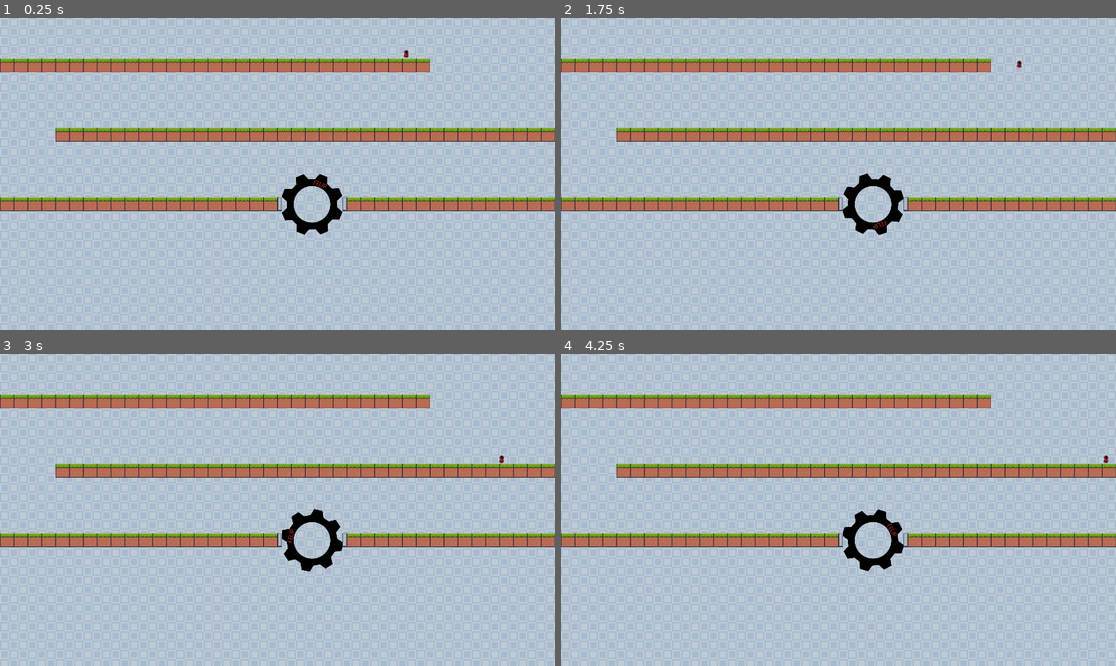
Above: before the commit, frames 1-4 (two rows, left to right).
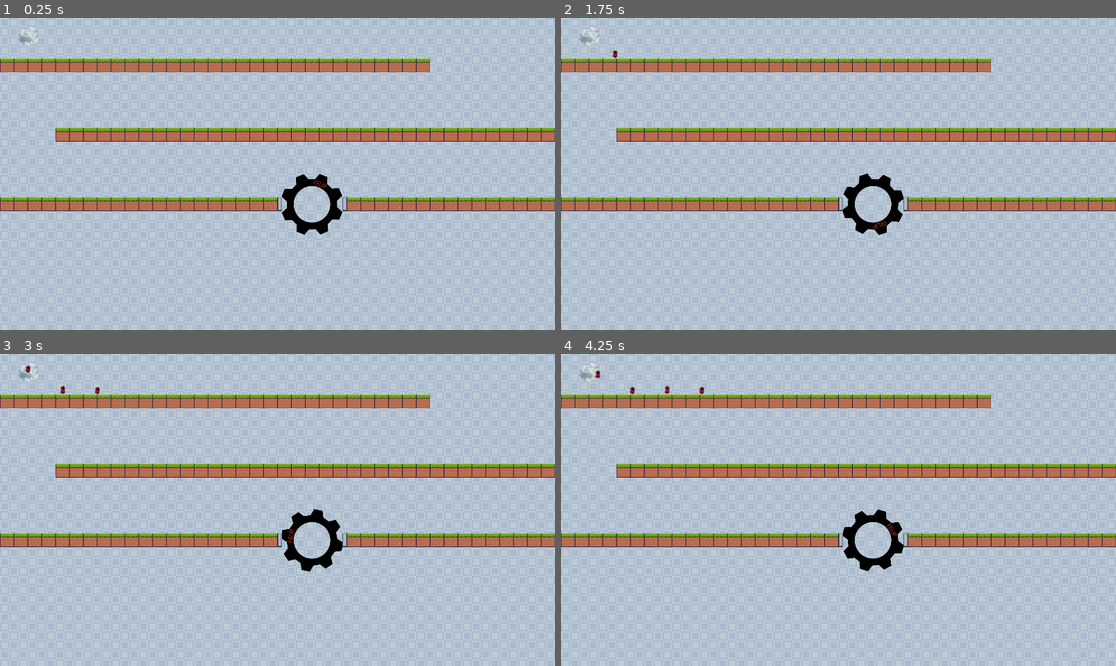
Above: after the commit, the same moments.

Repository: Nuno-Jesus/FEUP-DDJD-Escape-Engines
Game: Godot game, scene res://scenes/main.tscn
The game is run twice, just before and just after one commit, with the same random seed, the same clock (stepped at 60 frames per second) and the same inputs. Before the commit the project starts from res://main.tscn.
Inputs (mouse positions are in pixels of both pictures, inside the frame that each line leads up to):
- Up to frame 1 (0.25 s): no input
- Up to frame 2 (1.75 s): move the mouse to (960, 158) at 0.52 s; click (960, 158) at 0.67 s; move the mouse to (727, 189) at 1.27 s; click (727, 189) at 1.42 s
- Up to frame 3 (3 s): move the mouse to (333, 441) at 2.02 s; click (333, 441) at 2.17 s; move the mouse to (249, 572) at 2.77 s; click (249, 572) at 2.92 s
- Up to frame 4 (4.25 s): move the mouse to (1005, 556) at 3.52 s; click (1005, 556) at 3.67 s

The runs differ from the first frame. In frame 1, 0.1% of the frame differs, in the area x 3-74%, y 2-13%; in frame 2, 0.1%; in frame 3, 0.1%; in frame 4, 0.2%, in the area x 3-99%, y 2-36%.

Commit message:
Code + files: coded a spawner for the lemmings. Moved files into folders of their own.

Diff:
--- a/pp/project.godot
+++ b/pp/project.godot
@@ -11,7 +11,7 @@
 [application]
 
 config/name="pp"
-run/main_scene="res://main.tscn"
+run/main_scene="res://scenes/main.tscn"
 config/features=PackedStringArray("4.2", "Forward Plus")
 config/icon="res://art/player/walk/walk_03.png"
 
--- a/pp/gear.tscn
+++ b/pp/scenes/gear.tscn
@@ -1,7 +1,7 @@
 [gd_scene load_steps=23 format=3 uid="uid://coqfirkosbw23"]
 
 [ext_resource type="Texture2D" uid="uid://bt8gsibdykngg" path="res://art/gear/gear0.png" id="1_ffepu"]
-[ext_resource type="Script" path="res://gear.gd" id="1_sy4aj"]
+[ext_resource type="Script" path="res://scripts/gear.gd" id="1_sy4aj"]
 [ext_resource type="Texture2D" uid="uid://b3kcdc7sfdlm7" path="res://art/gear/gear20.png" id="2_skdun"]
 [ext_resource type="Texture2D" uid="uid://c1lfx2caf7xb5" path="res://art/gear/gear40.png" id="3_qjj7r"]
 [ext_resource type="Texture2D" uid="uid://cs17ueyvd45sb" path="res://art/gear/gear60.png" id="4_olekr"]
--- a/pp/level.tscn
+++ b/pp/scenes/level.tscn
@@ -1,7 +1,8 @@
-[gd_scene load_steps=7 format=3 uid="uid://bf86ov45lre5y"]
+[gd_scene load_steps=8 format=3 uid="uid://bf86ov45lre5y"]
 
 [ext_resource type="Texture2D" uid="uid://bolxxq85yns0r" path="res://art/Terrain (16x16).png" id="1_lgwq8"]
-[ext_resource type="PackedScene" uid="uid://coqfirkosbw23" path="res://gear.tscn" id="1_r8u7r"]
+[ext_resource type="PackedScene" uid="uid://coqfirkosbw23" path="res://scenes/gear.tscn" id="1_r8u7r"]
+[ext_resource type="PackedScene" uid="uid://dcqkqvt801owy" path="res://scenes/player_spawner.tscn" id="3_l4x8n"]
 
 [sub_resource type="TileSetAtlasSource" id="TileSetAtlasSource_0tk2l"]
 texture = ExtResource("1_lgwq8")
@@ -484,3 +485,6 @@
 [node name="CollisionShape2D2" type="CollisionShape2D" parent="."]
 position = Vector2(1056, 404)
 shape = SubResource("RectangleShape2D_ychjm")
+
+[node name="PlayerSpawner" parent="." instance=ExtResource("3_l4x8n")]
+position = Vector2(49, 25)
--- a/pp/main.tscn
+++ b/pp/scenes/main.tscn
@@ -1,8 +1,7 @@
-[gd_scene load_steps=4 format=3 uid="uid://c7iqs72qxwva4"]
+[gd_scene load_steps=3 format=3 uid="uid://c7iqs72qxwva4"]
 
 [ext_resource type="Texture2D" uid="uid://bnpt2k1lbvnv6" path="res://art/backgrounds/Blue.png" id="1_r686e"]
-[ext_resource type="PackedScene" uid="uid://6ig3u12x0tth" path="res://player.tscn" id="1_rwwm4"]
-[ext_resource type="PackedScene" uid="uid://bf86ov45lre5y" path="res://level.tscn" id="2_a8ir8"]
+[ext_resource type="PackedScene" uid="uid://bf86ov45lre5y" path="res://scenes/level.tscn" id="2_a8ir8"]
 
 [node name="main" type="Node"]
 
@@ -17,7 +16,3 @@
 stretch_mode = 1
 
 [node name="Level" parent="." instance=ExtResource("2_a8ir8")]
-
-[node name="Engineer" parent="." instance=ExtResource("1_rwwm4")]
-position = Vector2(1376, 124)
-gravity = 2
--- a/pp/player.tscn
+++ b/pp/scenes/player.tscn
@@ -1,6 +1,6 @@
 [gd_scene load_steps=12 format=3 uid="uid://6ig3u12x0tth"]
 
-[ext_resource type="Script" path="res://player.gd" id="1_dpf8g"]
+[ext_resource type="Script" path="res://scripts/player.gd" id="1_dpf8g"]
 [ext_resource type="Texture2D" uid="uid://bx2y6iuw38dfp" path="res://art/player/walk/walk_01.png" id="1_uw2cv"]
 [ext_resource type="Texture2D" uid="uid://d2y8i8j7aqsp2" path="res://art/player/walk/walk_02.png" id="2_5mpjp"]
 [ext_resource type="Texture2D" uid="uid://cr385xapfopkp" path="res://art/player/walk/walk_03.png" id="3_744v7"]
--- /dev/null
+++ b/pp/scenes/player_spawner.tscn
@@ -0,0 +1,19 @@
+[gd_scene load_steps=4 format=3 uid="uid://dcqkqvt801owy"]
+
+[ext_resource type="Script" path="res://scripts/player_spawner.gd" id="1_evswd"]
+[ext_resource type="PackedScene" uid="uid://6ig3u12x0tth" path="res://scenes/player.tscn" id="2_77ytv"]
+[ext_resource type="Texture2D" uid="uid://y5nynlthetsr" path="res://art/spawner.png" id="3_vjcdl"]
+
+[node name="PlayerSpawner" type="Node2D"]
+script = ExtResource("1_evswd")
+player_scene = ExtResource("2_77ytv")
+
+[node name="SpawnTimer" type="Timer" parent="."]
+autostart = true
+
+[node name="Spawner" type="Sprite2D" parent="."]
+position = Vector2(50.9999, 38)
+scale = Vector2(0.121667, 0.121667)
+texture = ExtResource("3_vjcdl")
+
+[connection signal="timeout" from="SpawnTimer" to="." method="_on_spawner_timer_timeout"]
--- /dev/null
+++ b/pp/scripts/player_spawner.gd
@@ -0,0 +1,26 @@
+extends Node2D
+
+@export var player_scene: PackedScene
+@export var player_ammount = 10
+
+var spawned_players = 0
+var spawn_offset = Vector2(0, 0)
+
+
+func _ready():
+	$SpawnTimer.start()
+
+
+func _process(delta):
+	pass
+
+
+func _on_spawner_timer_timeout():
+	if spawned_players >= player_ammount:
+		$SpawnTimer.stop()
+		return
+
+	var player = player_scene.instantiate()
+	player.position = self.position
+	spawned_players += 1
+	add_child(player)
Binary file added: pp/art/spawner.png
Not shown, added: pp/art/spawner.png.import
Renamed: pp/raw-map.tscn -> pp/scenes/raw-map.tscn
Renamed: pp/gear.gd -> pp/scripts/gear.gd
Renamed: pp/player.gd -> pp/scripts/player.gd
Not shown, changed: pp/NOTES.md
